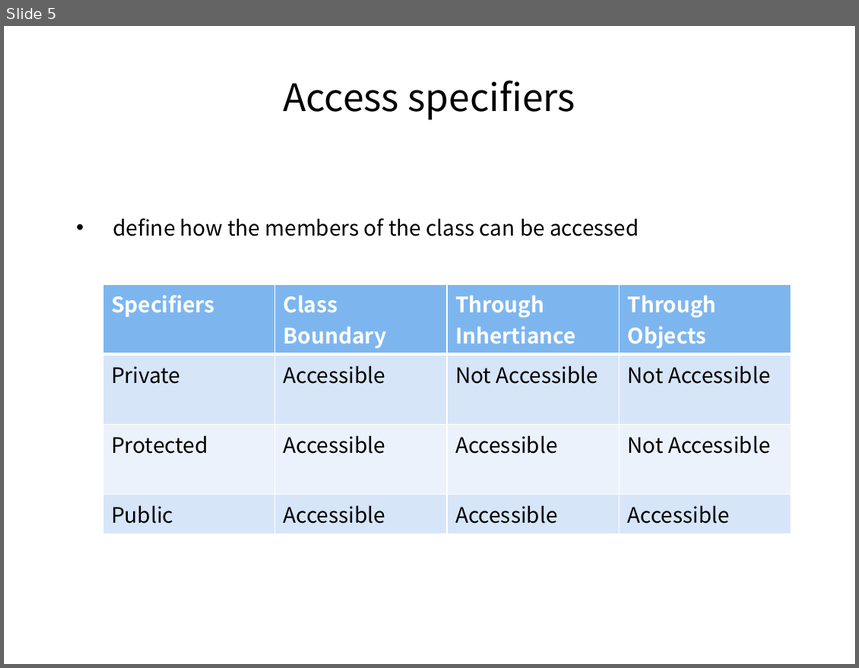
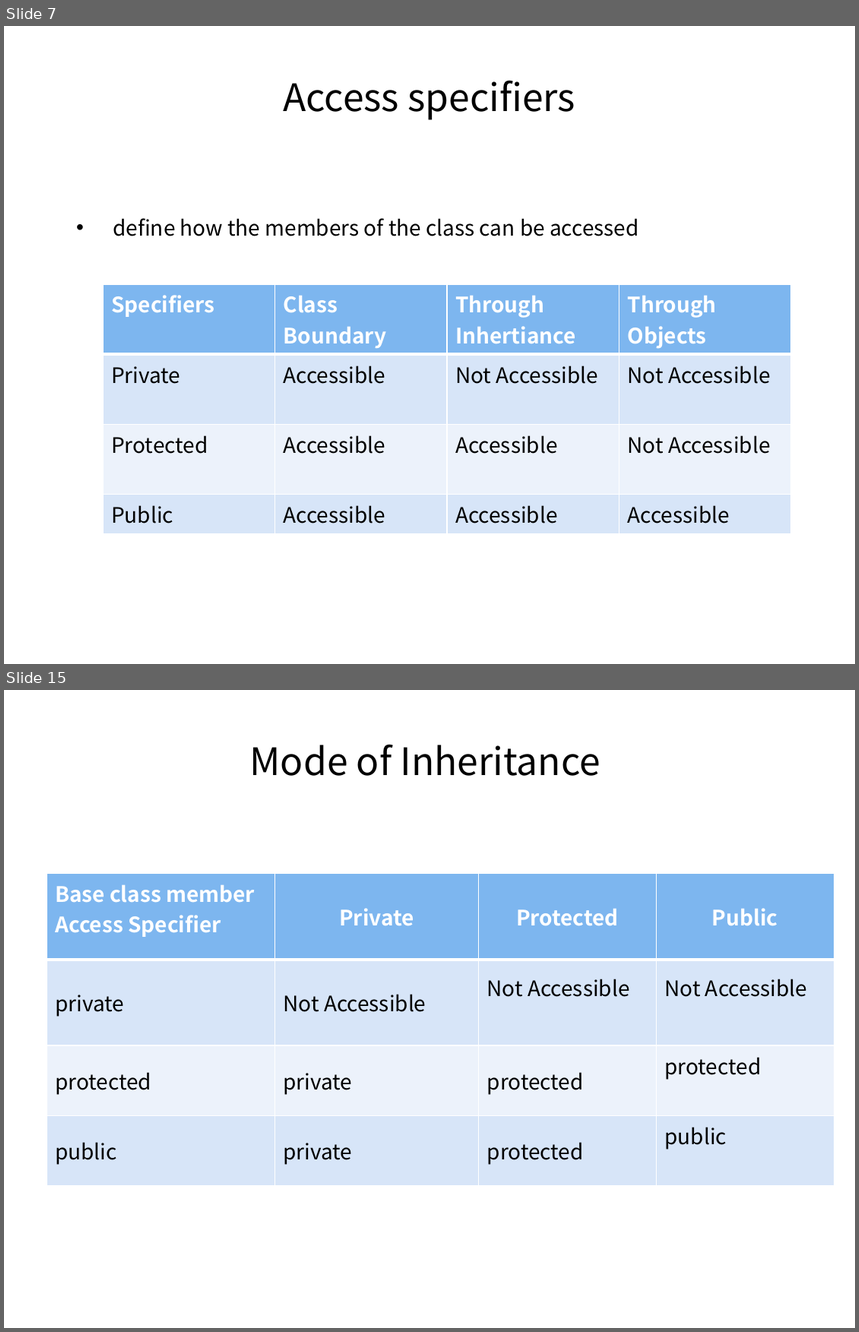
Before and after one commit to pankajfri/Training-Materials, a slide deck: Objected Oriented Programming Concepts Using C++ & Data Structures/Session-2.pptx. Shown one above the other, each under a label of ours: slide 5 before the commit, slides 7 and 15 after it; the slides between them are not shown. The pictures are 859x668 and 859x1332 pixels, drawn with LibreOffice and Linux fonts; fonts in the diff are those of the drawing. Boxes give left, top, right and bottom in pixels: in the first picture for what was removed or moved away, otherwise in the second. Text is boxed around its words. In the diff, an @@ line names an element or a change of style, - is before the commit and + after.

```diff
--- a/Objected Oriented Programming Concepts Using C++ & Data Structures/Session-2.pptx
+++ b/Objected Oriented Programming Concepts Using C++ & Data Structures/Session-2.pptx
@@ slide 15 added at (4,690,855,1328), background #FFFFFF @@
@@ title added at (250,744,600,776), 32 pt, text #000000 @@
+Mode of Inheritance
@@ table added at (47,873,834,1168), 4 rows, 4 columns @@
+Base class member Access Specifier | Private | Protected | Public
+private | Not Accessible | Not Accessible | Not Accessible
+protected | private | protected | protected
+public | private | protected | public
@@ what was slide 5 is now slide 7 @@
```
Also in this commit, not shown: 3 slides changed, 9 other slides added, 6 slides removed, 26 other files.
